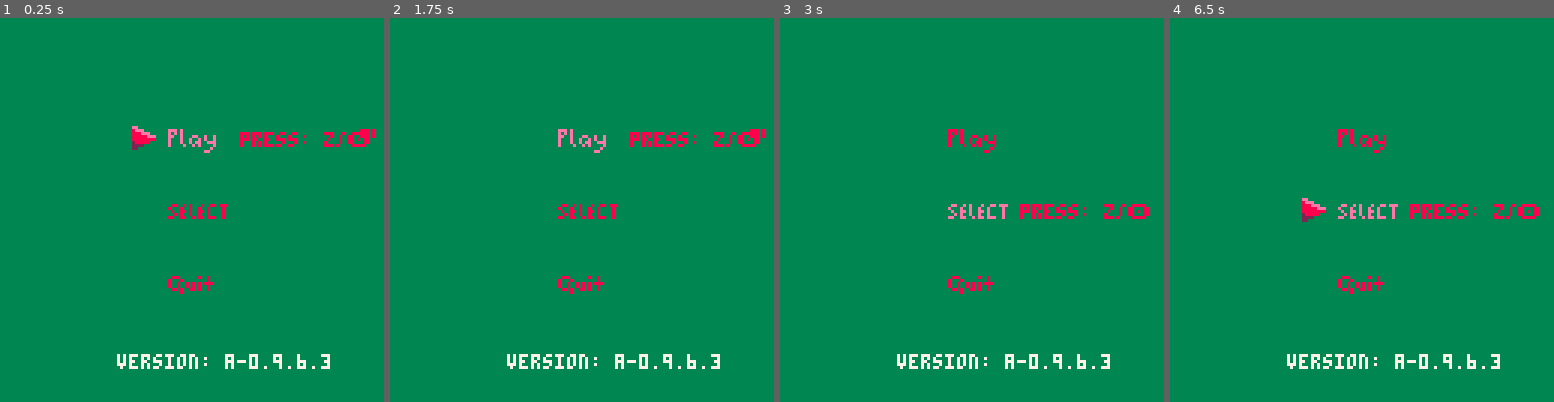
Above: before the commit, frames 1-4 (left to right).
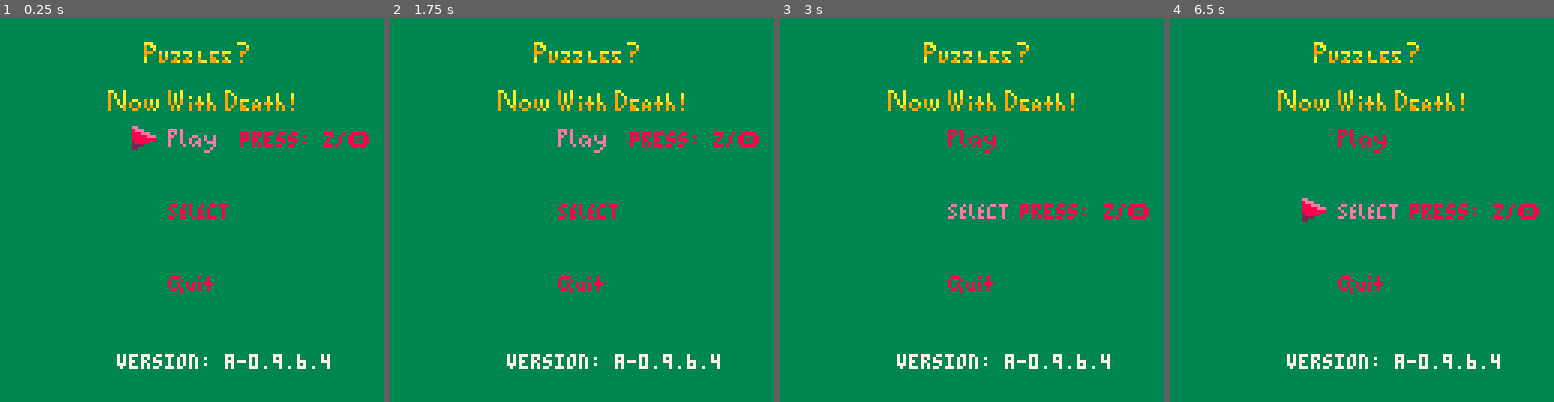
Above: after the commit, the same moments.

Repository: Professionaldiot/Puzzles_Now_With_Death
Game: PICO-8 cartridge main-menu.p8
The game is run twice, just before and just after one commit, with the same random seed, the same clock (stepped at 60 frames per second) and the same inputs.
Inputs:
- Up to frame 1 (0.25 s): no input
- Up to frame 2 (1.75 s): tap O (Z key) at 0.33, 0.7, 1.43 s; tap X (X key) at 1.07 s
- Up to frame 3 (3 s): hold Left 1.97-2.37 s; tap X (X key) at 2.07, 2.4, 2.73 s; tap O (Z key) at 2.22 s; hold Down 2.42-2.82 s; hold Right from 2.87 s (still down)
- Up to frame 4 (6.5 s): tap X (X key) every 0.33 s from 3.07 to 6.4 s; tap O (Z key) every 0.88 s from 3.1 to 5.75 s; release Right at 3.53 s; hold Up 3.58-4.08 s; hold Right 4.13-4.53 s; hold Down 4.58-5.08 s; hold Left 5.13-5.8 s; hold Up 5.85-6.18 s; hold Left from 6.23 s (still down)

The runs differ from the first frame. In frame 1, 1.3% of the frame differs, in the area x 28-98%, y 6-92%; in frame 2, 1.3%; in frame 3, 1.2%; in frame 4, 1.2%.

Commit message:
v0.9.6.4
fixed some bugs with the bot, and some bugs with the boxes. also added a more to level 2 to explore. Code is ready to accept a level 3, and next step is box collision with other boxes

Diff:
--- a/level2.p8
+++ b/level2.p8
@@ -30,7 +30,7 @@
 	box_update()
 	btn_update(butts,player)
 	spring_update(3)
-	cam_update()
+	cam_update(0, 328, 48)
 	player_animate()
 end
 
@@ -44,14 +44,14 @@
 end
 
 __gfx__
-0000000000000000bbbbbbbbbbbbbbbb999999990000000000000000000000000000000000000000000000000000000000000000000000000000000000000000
-00000000000000003bbbb333333bbbbb9d4444690000000000000000000000000000000000000000000000000000000000000000000000000000000000000000
-00700700000000003333333333333bbb94d446490000000000000000000000000000000000000000000000000000000000000000000000000000000000000000
-0007700000dddd0099933399999a33bb944d64490000000000000000000000000000000000000000000000000000000000000000000000000000000000000000
-000770000dddddd0a4493aaa6459a3339446d4490000000000000000000000000000000000000000000000000000000000000000000000000000000000000000
-007007000dcddcd0464464544444543394644d490000000000000000000000000000000000000000000000000000000000000000000000000000000000000000
-000000000dddddd04445444445455443964444d90000000000000000000000000000000000000000000000000000000000000000000000000000000000000000
-0000000000dddd004544446446454463999999990000000000000000000000000000000000000000000000000000000000000000000000000000000000000000
+0000000000000000bbbbbbbbbbbbbbbb999999995162261555555555000000000000000000000000000000000000000000000000000000000000000000000000
+00000000000000003bbbb333333bbbbb9d4444695d0000655d000065000000000000000000000000000000000000000000000000000000000000000000000000
+00700700000000003333333333333bbb94d4464950d0060550d00605000000000000000000000000000000000000000000000000000000000000000000000000
+0007700000dddd0099933399999a33bb944d6449500d6005500d6005000000000000000000000000000000000000000000000000000000000000000000000000
+000770000dddddd0a4493aaa6459a3339446d4495006d0055006d005000000000000000000000000000000000000000000000000000000000000000000000000
+007007000dcddcd0464464544444543394644d4950600d0550600d05000000000000000000000000000000000000000000000000000000000000000000000000
+000000000dddddd04445444445455443964444d9560000d5560000d5000000000000000000000000000000000000000000000000000000000000000000000000
+0000000000dddd004544446446454463999999995000000550000005000000000000000000000000000000000000000000000000000000000000000000000000
 0000000000000000bbbbbbbb00000000000000000000000000000000000000000000000000000000000000000000000000000000000000000000000000000000
 0000000000000000bbbbb33300000000000000000000000000000000000000000000000000000000000000000000000000000000000000000000000000000000
 0000000000000000bbb3333308eeeee0000000000000000000000000000000000000000000000000000000000000000000000000000000000000000000000000
@@ -77,21 +77,28 @@
 0ddddddd00dddd000dcddcd0dd000556dd5500660000000000000000000000000000000000000000000000000000000000000000000000000000000000000000
 dddddddd000dd00000dddd000ddddd660dddd6600000000000000000000000000000000000000000000000000000000000000000000000000000000000000000
 __gff__
-0000010100000000000000000000000000000100000000000000000000000000000000010100000000000000000000000000000000000000000000000000000000000000000000000000000000000000000000000000000000000000000000000000000000000000000000000000000000000000000000000000000000000000
+0000010100050500000000000000000000000100000000000000000000000000000000010100000000000000000000000000000000000000000000000000000000000000000000000000000000000000000000000000000000000000000000000000000000000000000000000000000000000000000000000000000000000000
 0000000000000000000000000000000000000000000000000000000000000000000000000000000000000000000000000000000000000000000000000000000000000000000000000000000000000000000000000000000000000000000000000000000000000000000000000000000000000000000000000000000000000000
 __map__
-2400000000000000000000000000000000000000000000000000000000000000000000000000000000000000000000000000000000000000240000000000000000000000000000000000000000000000000000000000000000000000000000000000000000000000000000000000000000000000000000000000000000000000
-2400000000000000000000000000000000000000000000000000000000000000000000000000000000000000000000000000000000000000240000000000000000000000000000000000000000000000000000000000000000000000000000000000000000000000000000000000000000000000000000000000000000000000
-2400000000000000000000000000000000000000000000000000000000000000000000000000000000000000000000000000000000000000240000000000000000000000000000000000000000000000000000000000000000000000000000000000000000000000000000000000000000000000000000000000000000000000
-2400000000000000000000000000000000000000000000000000000000000000000000000000000000000000000000000000000000000000240000000000000000000000000000000000000000000000000000000000000000000000000000000000000000000000000000000000000000000000000000000000000000000000
-2400000000000000000000000000000000000000000000000000000000000000000000000000000000000000000000000000000000000000240000000000000000000000000000000000000000000000000000000000000000000000000000000000000000000000000000000000000000000000000000000000000000000000
-2400000000000000000000000000000000000000000000000000000000000000000000000000000000000000000000000000000000000000240000000000000000000000000000000000000000000000000000000000000000000000000000000000000000000000000000000000000000000000000000000000000000000000
-2400000000000000000000000000000000000000000000000000000000000000000000000000000000000000000000000000000000000000240000000000000000000000000000000000000000000000000000000000000000000000000000000000000000000000000000000000000000000000000000000000000000000000
-2400000000000000000000000000120202020202020203000000000000000000000000000000000000000000000000000000000000000000240000000000000000000000000000000000000000000000000000000000000000000000000000000000000000000000000000000000000000000000000000000000000000000000
-2400000000000000000000000000000000000000000000000000000000000000000000000000000000000000000000000000000000000000240000000000000000000000000000000000000000000000000000000000000000000000000000000000000000000000000000000000000000000000000000000000000000000000
-2400000000000000000000000000000000000000000000000000000000000000000000000000000000000000000000000000000000000000240000000000000000000000000000000000000000000000000000000000000000000000000000000000000000000000000000000000000000000000000000000000000000000000
-2400000000000000000000000000000000000000000023000000000000000000000000000000000000000000000000000000000000000000240000000000000000000000000000000000000000000000000000000000000000000000000000000000000000000000000000000000000000000000000000000000000000000000
-2400000000000000000000000000000000000000000024120202020202020203000000000000000000000000000000000000000000000000240000000000000000000000000000000000000000000000000000000000000000000000000000000000000000000000000000000000000000000000000000000000000000000000
-2400000000000000000000000000000000000000000024000000000000000000000000000000000000000000000000000000000000000000240000000000000000000000000000000000000000000000000000000000000000000000000000000000000000000000000000000000000000000000000000000000000000000000
-2400000000000000000000000000000000000000000024000000000000000000000000000000000000000000000000000000000000000000240000000000000000000000000000000000000000000000000000000000000000000000000000000000000000000000000000000000000000000000000000000000000000000000
-0202020202020202020202020202020202020202020202020202020202020202020202020202020202020202020202020202020202020202020000000000000000000000000000000000000000000000000000000000000000000000000000000000000000000000000000000000000000000000000000000000000000000000
+2400000000000000230000000000000000000000000000000000000000000000000000000000000000002300000000000000000000000000240000000000000000000000000000000000000000000000000000000000000000000000000000000000000000000000000000000000000000000000000000000000000000000000
+2400000000000000240000000000000000000000000000000000000000000000000000000000000000002400000000000000000000000000240000000000000000000000000000000000000000000000000000000000000000000000000000000000000000000000000000000000000000000000000000000000000000000000
+2400000000000000240000000000000000000000000000000000000000000000000000000000000000002400000000000000000000000000240000000000000000000000000000000000000000000000000000000000000000000000000000000000000000000000000000000000000000000000000000000000000000000000
+2400000000000000240000000000000000000000000000000000000000000000000000000000000000002400000000000000000000000000240000000000000000000000000000000000000000000000000000000000000000000000000000000000000000000000000000000000000000000000000000000000000000000000
+2400000000000000240000000000000000000000000000000000000000000000000000000000000000002400000000000000000000000000240000000000000000000000000000000000000000000000000000000000000000000000000000000000000000000000000000000000000000000000000000000000000000000000
+2400000000000000240000000000000000000000000000000000000000000000000000000000000000002400000000000000000000000000240000000000000000000000000000000000000000000000000000000000000000000000000000000000000000000000000000000000000000000000000000000000000000000000
+2400000000000000050000000000000000000000000000000000000000000000000000000000000000002400000000000000000000000000240000000000000000000000000000000000000000000000000000000000000000000000000000000000000000000000000000000000000000000000000000000000000000000000
+2402020202020202020202020306120202020202020203000000000000000000000000000000000000002400000000000000000000000000240000000000000000000000000000000000000000000000000000000000000000000000000000000000000000000000000000000000000000000000000000000000000000000000
+2400000000000000000000000000000000000000000000000000000000000000000000000000000000002400000000000000000000000000240000000000000000000000000000000000000000000000000000000000000000000000000000000000000000000000000000000000000000000000000000000000000000000000
+2400000000000000000000000000000000000000000000000000000000000000000000000000000000002400000000000000000000000000240000000000000000000000000000000000000000000000000000000000000000000000000000000000000000000000000000000000000000000000000000000000000000000000
+2400000000000000000000000000000000000000000023000000000000000000000000000000000000002400000000000000000000000000240000000000000000000000000000000000000000000000000000000000000000000000000000000000000000000000000000000000000000000000000000000000000000000000
+2400000000000000000000000000000000000000000024120202020202020203000000000000000000002400000000000000000000000000240000000000000000000000000000000000000000000000000000000000000000000000000000000000000000000000000000000000000000000000000000000000000000000000
+2400000000000000000000000000000000000000000024000000000023000000000000000000000000002400000000000000000000000000240000000000000000000000000000000000000000000000000000000000000000000000000000000000000000000000000000000000000000000000000000000000000000000000
+2400000000000000000000000000000000000000000024000000000005000000000000000000000000002400000000000000000000000000240000000000000000000000000000000000000000000000000000000000000000000000000000000000000000000000000000000000000000000000000000000000000000000000
+0202020202020202020202020202020202020202020202020202020202020202020202030000000000001202030000020202020202020202020000000000000000000000000000000000000000000000000000000000000000000000000000000000000000000000000000000000000000000000000000000000000000000000
+0000000000000000000000000000000000000000000000000000000000000000000000240000000000000000000000230000000000000000000000000000000000000000000000000000000000000000000000000000000000000000000000000000000000000000000000000000000000000000000000000000000000000000
+0000000000000000000000000000000000000000000000000000000000000000000000240000000000000000000000240000000000000000000000000000000000000000000000000000000000000000000000000000000000000000000000000000000000000000000000000000000000000000000000000000000000000000
+0000000000000000000000000000000000000000000000000000000000000000000000240000000000000000000000240000000000000000000000000000000000000000000000000000000000000000000000000000000000000000000000000000000000000000000000000000000000000000000000000000000000000000
+0000000000000000000000000000000000000000000000000000000000000000000000240000000000000000000000240000000000000000000000000000000000000000000000000000000000000000000000000000000000000000000000000000000000000000000000000000000000000000000000000000000000000000
+0000000000000000000000000000000000000000000000000000000000000000000000240000000000000000000000240000000000000000000000000000000000000000000000000000000000000000000000000000000000000000000000000000000000000000000000000000000000000000000000000000000000000000
+0000000000000000000000000000000000000000000000000000000000000000000000240000000000000000000000240000000000000000000000000000000000000000000000000000000000000000000000000000000000000000000000000000000000000000000000000000000000000000000000000000000000000000
+0000000000000000000000000000000000000000000000000000000000000000000000120202020202020202020202030000000000000000000000000000000000000000000000000000000000000000000000000000000000000000000000000000000000000000000000000000000000000000000000000000000000000000
--- a/main-menu.p8
+++ b/main-menu.p8
@@ -17,7 +17,7 @@
 	canmove_d=true
 	canmove_u=true
 	action="play"
-	version="0.9.6.3"
+	version="0.9.6.4"
 	level_select_init()
 	--export -i 64 game-test.bin
 	--.capstone.p8 level2.p8
@@ -277,12 +277,145 @@
 
 
 
+…(130 lines of a section not shown)…
+__gff__
+0000000000000000000000000000000000000000000000000000000000000000000000000000000000000000000000000000000000000000000000000000000008080808080808080000000000000000080808080808080800000000000000000808080808080808000000000000000008080808080808080000000000000000
+0808080808080808000000000000000000000000000000000000000000000000000000000000000000000000000000000000000000000000000000000000000000000000000000000000000000000000000000000000000000000000000000000000000000000000000000000000000000000000000000000000000000000000
 __map__
 1010101010101010101010101010101010101010101010101010101010101010101010101010101010101010101010100000000000000000000000000000000000000000000000000000000000000000000000000000000000000000000000000000000000000000000000000000000000000000000000000000000000000000
-1010101010101010101010101010101010101010101010101010101010101010101010101010101010101010101010100000000000000000000000000000000000000000000000000000000000000000000000000000000000000000000000000000000000000000000000001010101010101010101010101010101000000000
-1010101010101010101010101010101010101010101010101010101010101010101010101010101010101010101010100000000000000000000000000000000000000000000000000000000000000000000000000000000000000000000000000000000000000000000000001010101010101010101010101010101000000000
-1010101010101010101010101010101010101010101010101010101010101010101010101010101010101010101010100000000000000000000000000000000000000000000000000000000000000000000000000000000000000000000000000000000000000000000000001010101010101010101010101010101000000000
-101010101010102122101010101010011010101010101001021010101010101010101010101010010210101010101010000000000000000000000000000000000000000000000000000000000000000000000000000000000000000000000000000000000000000000000000101008101010091010100a1010100b1000000000
+1010101010104142434445101010101010101010101041424344451010101010101010101010414243444510101010100000000000000000000000000000000000000000000000000000000000000000000000000000000000000000000000000000000000000000000000001010101010101010101010101010101000000000
+1010101010101010101010101010101010101010101010101010101010101010101010101010101010101010101010100000000000000000000000000000000000000000000000000000000000000000000000000000000000000000000000000000000000000000000000001010101010101010101010101010101000000000
+10101010464748494a4b4c4d4e10101010101010464748494a4b4c4d4e10101010101010464748494a4b4c4d4e1010100000000000000000000000000000000000000000000000000000000000000000000000000000000000000000000000000000000000000000000000001010101010101010101010101010101000000000
+101010101010102122101010101010101010101010101001021010101010101010101010101010010210101010101010000000000000000000000000000000000000000000000000000000000000000000000000000000000000000000000000000000000000000000000000101008101010091010100a1010100b1000000000
 1010101010101031321010101010101010101010101010111210101010101010101010101010101112101010101010100000000000000000000000000000000000000000000000000000000000000000000000000000000000000000000000000000000000000000000000001010101010101010101010101010101000000000
 1010101010101010101010101010101010101010101010101010101010101010101010101010101010101010101010100000000000000000000000000000000000000000000000000000000000000000000000000000000000000000000000000000000000000000000000001010101010101010101010101010101000000000
 10101010101010050607101010101010101010101010100506071010101010101010101010101025262710101010101000000000000000000000000000000000000000000000000000000000000000000000000000000000000000000000000000000000000000000000000010100c1010100d1010100e1010101f1000000000
Not shown, changed: .enemy.p8
Not shown, changed: .level1.p8
Not shown, changed: .movement.p8
Not shown, changed: 138 lines of the sprite sheet (__gfx__) section of main-menu.p8
Not shown, changed: the thumbnail (__label__) section of main-menu.p8
Not shown, changed: game.bin/game.app/Contents/MacOS/data.pod
Not shown, changed: game.bin/game.app/Contents/Resources/game.icns
Not shown, changed: game.bin/game_linux.zip
Not shown, changed: game.bin/game_osx.zip
Not shown, changed: game.bin/game_raspi.zip
Not shown, changed: game.bin/game_windows.zip
Not shown, changed: game.bin/linux/data.pod
(and 3 more such lines)
